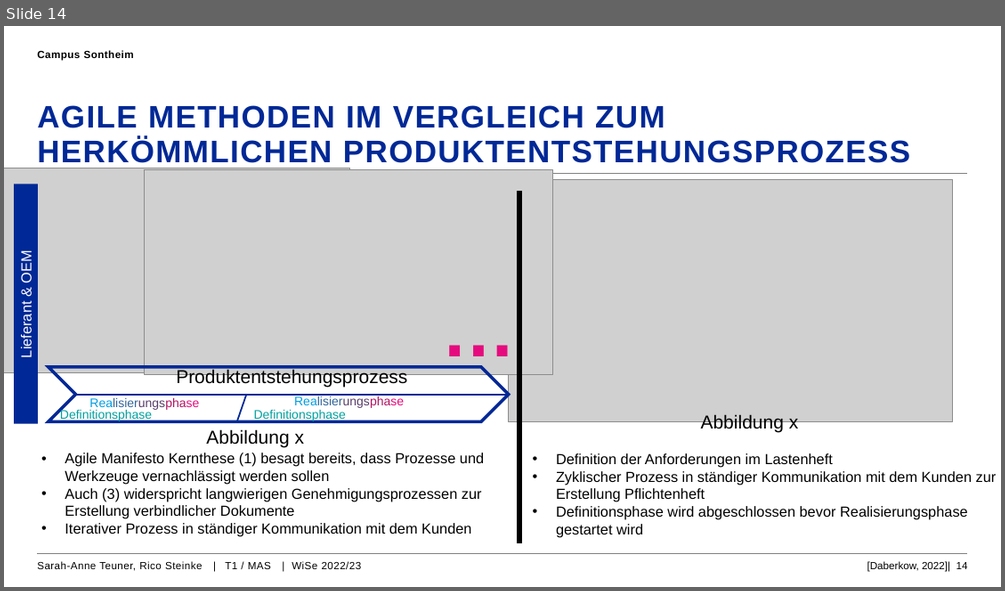
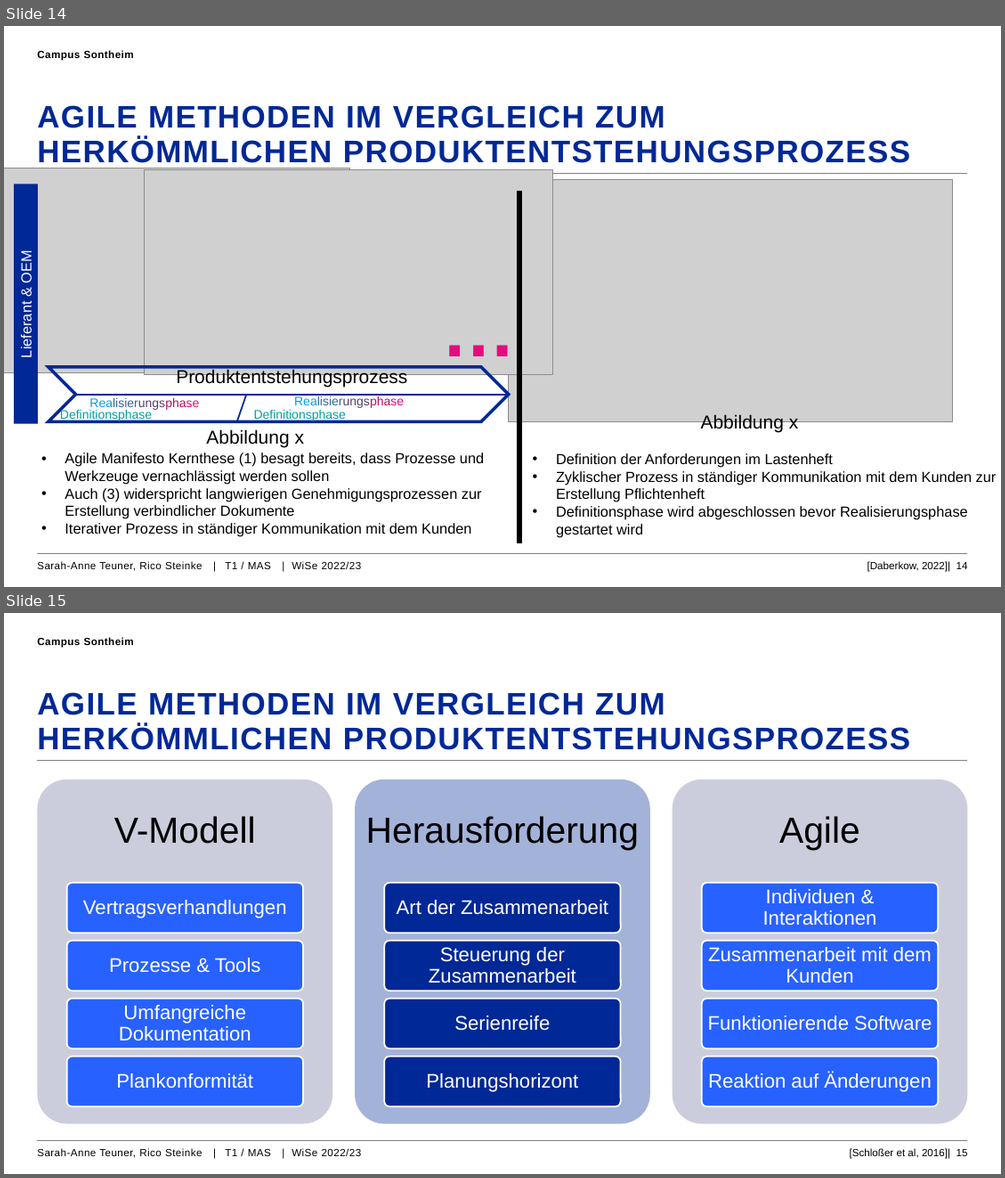
Before and after one commit to rico227/pgpe, a slide deck: Agile_Softwareentwicklung_Automotive_PGPE_rico.pptx. Shown one above the other, each under a label of ours: slide 14 before the commit, slides 14 and 15 after it. The pictures are 1005x591 and 1005x1178 pixels, drawn with LibreOffice and Linux fonts; fonts in the diff are those of the drawing; grey boxes stand for pictures; background and template pictures are left out. Boxes give left, top, right and bottom in pixels: in the first picture for what was removed or moved away, otherwise in the second. Text is boxed around its words. In the diff, an @@ line names an element or a change of style, - is before the commit and + after.

```diff
--- a/Agile_Softwareentwicklung_Automotive_PGPE_rico.pptx
+++ b/Agile_Softwareentwicklung_Automotive_PGPE_rico.pptx
@@ slide 15 added at (4, 613, 1001, 1174), background #FFFFFF; not listed: 2 template elements that a slide beside it also shows @@
@@ text added at (37, 637, 134, 648), 10 pt, text #000000, bold @@
+Campus Sontheim
@@ title added at (37, 692, 910, 750), 30 pt, text #002896, bold @@
+AGILE METHODEN IM VERGLEICH ZUM HERKÖMMLICHEN PRODUKTENTSTEHUNGSPROZESS
@@ group added at (38, 779, 968, 1123): 15 rounded rectangles, 15 texts @@
+V-Modell
+Vertragsverhandlungen
+Prozesse & Tools
+Umfangreiche Dokumentation
+Plankonformität
+Herausforderung
+Art der Zusammenarbeit
+Steuerung der Zusammenarbeit
+Serienreife
+Planungshorizont
+Agile
+Individuen & Interaktionen
+Zusammenarbeit mit dem Kunden
+Funktionierende Software
+Reaktion auf Änderungen
@@ text added at (37, 1148, 362, 1158), 10 pt, text #000000 @@
+Sarah-Anne Teuner, Rico Steinke | T1 / MAS | WiSe 2022/23
@@ text added at (850, 1148, 968, 1159), 10 pt, text #000000 @@
+[Schloßer et al, 2016]| 15
```
Also in this commit, not shown: 2 slides changed, 2 other slides added, 4 other files.
